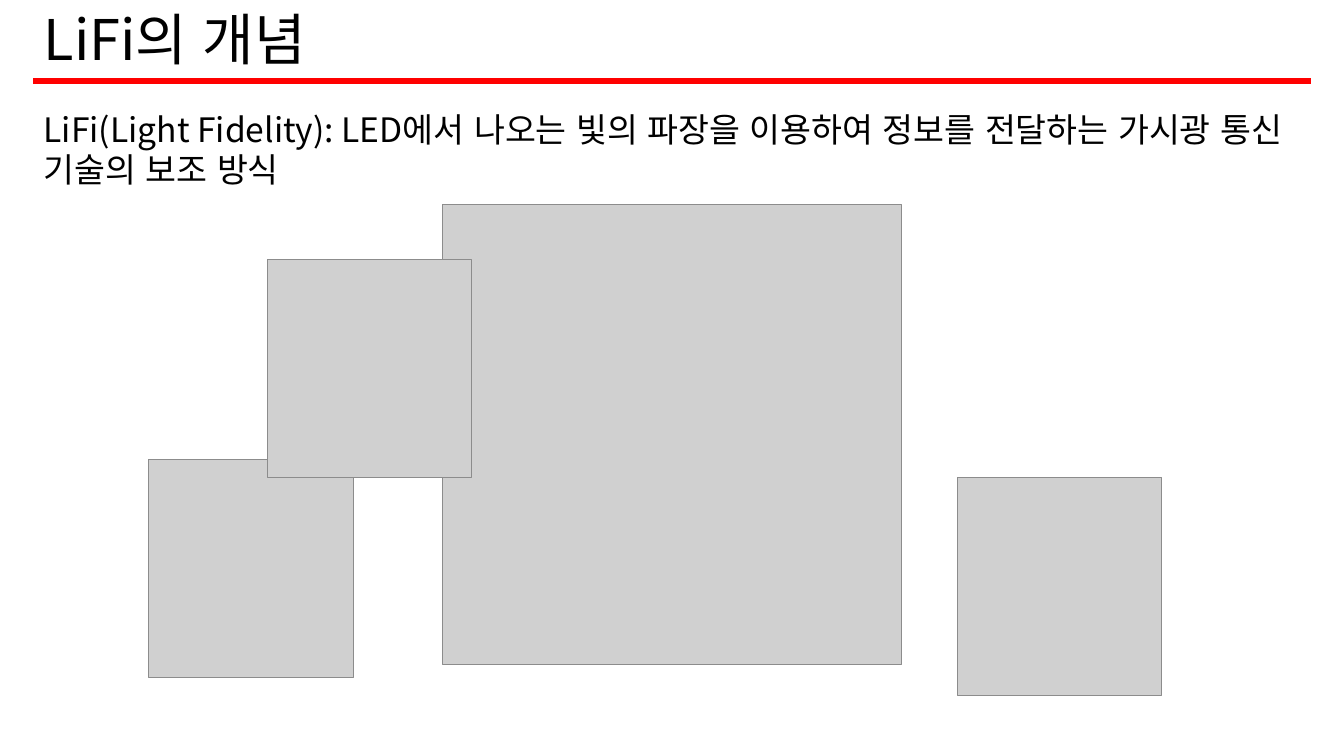
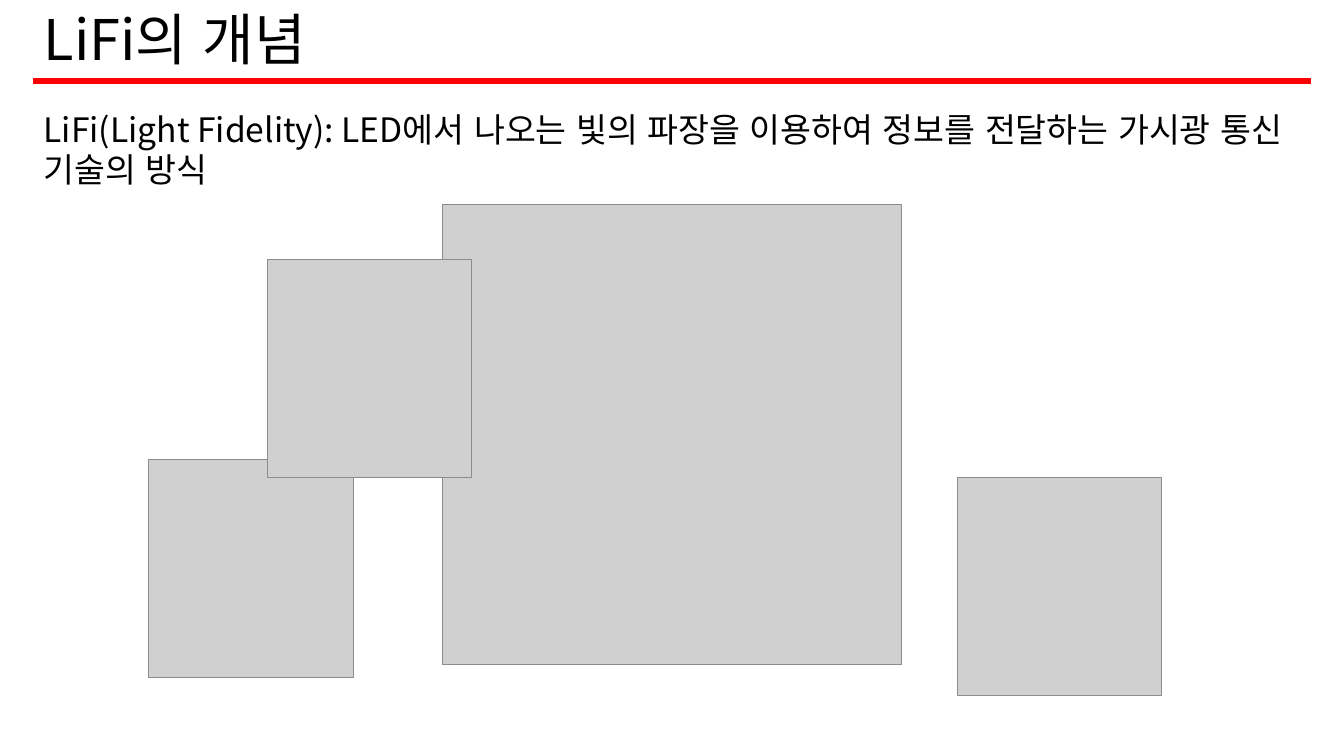
Before and after one commit to ms9648/Term_Project, a slide deck: slide 2 of Computer_Networking/LiFi.pptx. Drawn at 1344x756 pixels with LibreOffice and Linux fonts; fonts in the diff are those of the drawing; grey boxes stand for pictures. Boxes give left, top, right and bottom in pixels: in the first picture for what was removed or moved away, otherwise in the second. Text is boxed around its words. In the diff, an @@ line names an element or a change of style, - is before the commit and + after.

```diff
--- a/Computer_Networking/LiFi.pptx
+++ b/Computer_Networking/LiFi.pptx
@@ text at (44, 114, 1282, 185): text changed @@
-LiFi(Light Fidelity): LED에서 나오는 빛의 파장을 이용하여 정보를 전달하는 가시광 통신 기술의 보조 방식
+LiFi(Light Fidelity): LED에서 나오는 빛의 파장을 이용하여 정보를 전달하는 가시광 통신 기술의 방식
```
Also in this commit, not shown: 3 other slides changed.
